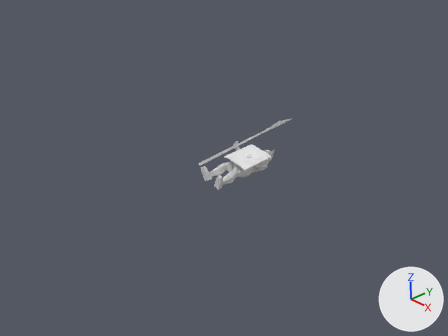
Two versions of the Blender file techs/megapack/romans/s_speer_man_stand.blend, one commit apart.
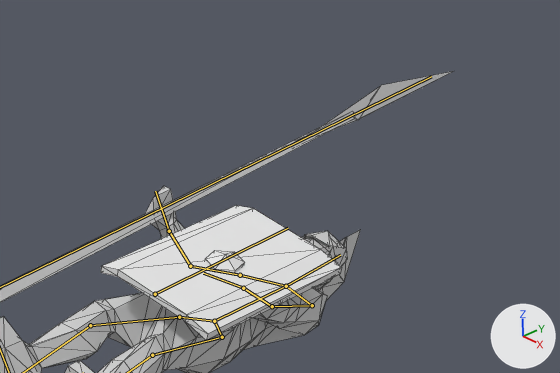
There are two pictures of each version: one from the file's camera 'Camera', one close up on the part from 46% to 70% of the width and 31% to 53% of the height. Every picture has the same lights, and +X, +Y and +Z are marked at lower right. Both versions are drawn at the pose saved in each file; the numbers are the values there. The bones that bend it are drawn over the model as lines in the close-ups. The close-ups show mesh edges as thin lines.

Objects in the first close-up: 'Cylinder.001_Material', 'granade_Material.002', 'speer_man_st_Material'.
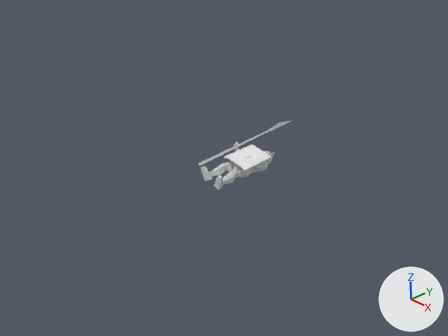
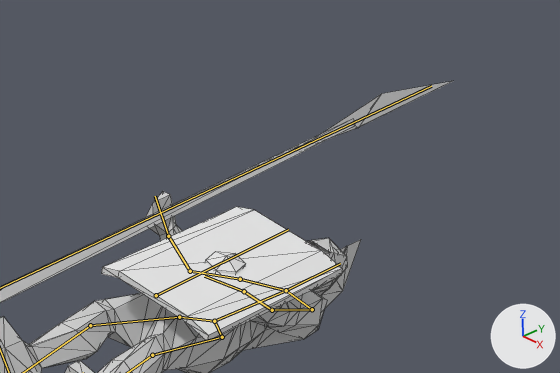
What the commit changed:
Bone 'Bone' (bone_bone) turns from (3, 0, 0) to (0, 0, 0) degrees about its own x, y and z.
Bone 'Bone.005' (bone_bone_005) turns from (-20, 19, -4) to (-18, 20, -2) degrees about its own x, y and z.
Bone 'Bone.003' (bone_bone_003) turns from (-13, 3, 3) to (-10, 2, 2) degrees about its own x, y and z.
Bone 'Bone' (bone_bone_) turns from (1, 0, 0) to (0, 0, 0) degrees about its own x, y and z.

What differs and where, as boxes [x1, y1, x2, y2] in the close-ups (560 x 373 px):
'speer_man_st_Material', posed
    before: [0, 186, 360, 373]
    after: [0, 191, 361, 373]
'Cylinder.001_Material', posed
    before: [101, 205, 342, 341]
    after: [101, 207, 342, 342]
'granade_Material.002', posed
    before: [0, 71, 453, 302]
    after: [0, 81, 453, 303]
bone 'Bone', root to tip
    before: (214, 321) to (286, 286)
    after: (214, 321) to (286, 290)
bone 'Bone.005', root to tip
    before: (312, 305) to (272, 306)
    after: (312, 309) to (272, 310)
bone 'Bone.003', root to tip
    before: (240, 275) to (190, 266)
    after: (240, 279) to (190, 271)
